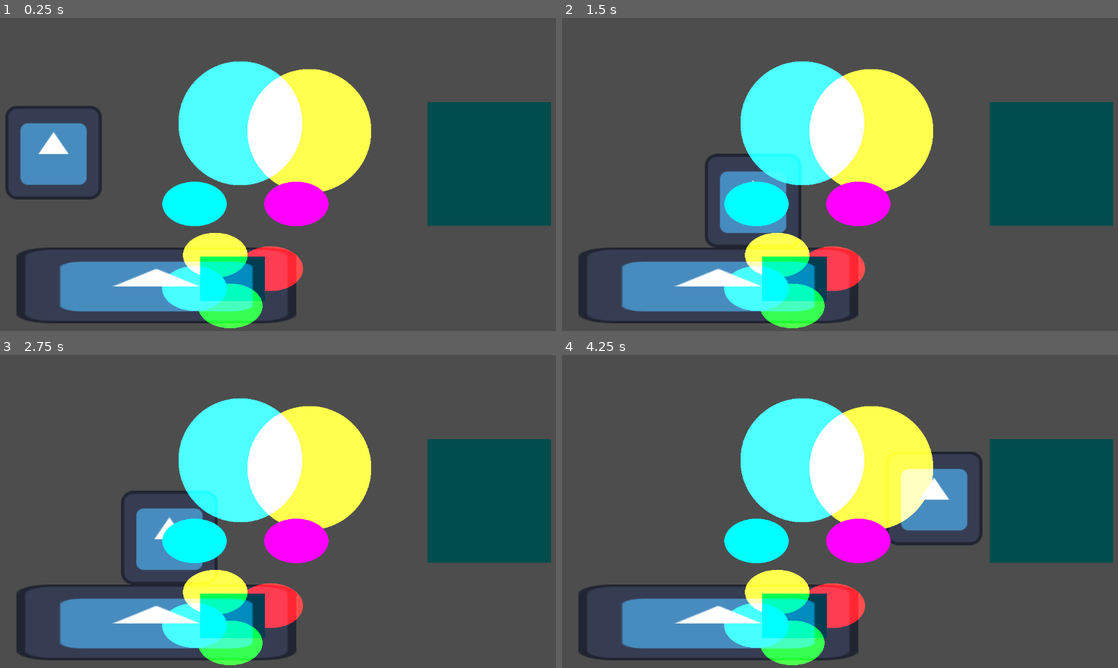
Above: before the commit, frames 1-4 (two rows, left to right).
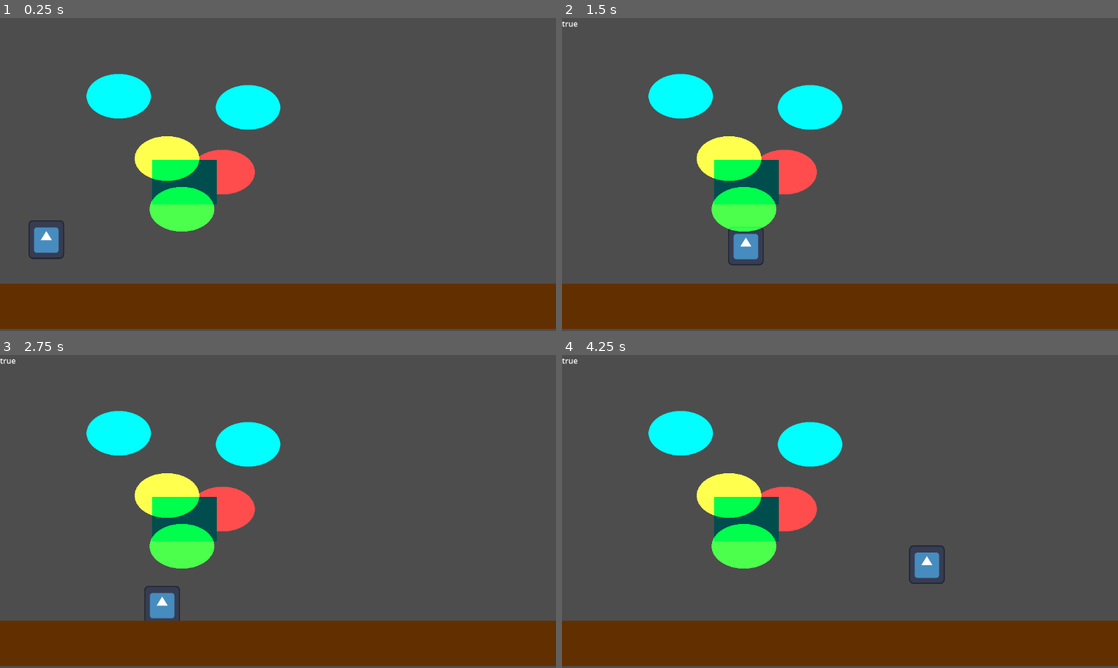
Above: after the commit, the same moments.

Repository: savardnm/mask-of-venus
Game: Godot game, scene res://LoadPuzzleScene.tscn
Same seed, same stepped clock (60 frames per second), same inputs: the game is played once before the commit and once after it. Before the commit the project starts from res://main.tscn. The engine's default icon, where the game draws it, is replaced by a stand-in: a white triangle on a blue panel in a dark square.
Inputs:
- Up to frame 1 (0.25 s): no input
- Up to frame 2 (1.5 s): tap Enter (ui_accept) at 0.5, 0.6, 0.77, 1.07, 1.35 s; hold Right (ui_right) from 0.53 s (still down)
- Up to frame 3 (2.75 s): tap Enter (ui_accept) at 1.52, 1.82, 2.1 s; release Right (ui_right) at 2.03 s; hold Left (ui_left) from 2.03 s (still down)
- Up to frame 4 (4.25 s): release Left (ui_left) at 2.78 s; hold Right (ui_right) from 2.78 s (still down); tap Enter (ui_accept) at 2.85, 3.02, 3.32, 3.6, 3.77, 4.07 s

The runs differ from the first frame. In frame 1, 49% of the frame differs, in the area x 0-100%, y 13-100%; in frame 2, 46%; in frame 3, 46%; in frame 4, 48%.

Commit message:
loading puzzles and checking completion

Diff:
--- /dev/null
+++ b/LoadPuzzleScene.tscn
@@ -0,0 +1,62 @@
+[gd_scene format=3 uid="uid://7ecbwd3qjc81"]
+
+[ext_resource type="Script" uid="uid://b6rohtlnvv3ac" path="res://character_body_2d.gd" id="1_jxaxk"]
+[ext_resource type="Texture2D" uid="uid://b7k124ggs6xm" path="res://icon.svg" id="2_ptfup"]
+[ext_resource type="Texture2D" uid="uid://dekens6qjnt02" path="res://Sprites/Basic Shapes/Square.png" id="3_v3ori"]
+[ext_resource type="Script" uid="uid://b4fdt7y380woq" path="res://_scripts/PuzzleLoader.gd" id="5_tkfom"]
+[ext_resource type="PackedScene" uid="uid://duaodkki0y8ok" path="res://puzzleScenes/testSpawn.tscn" id="6_pbe2v"]
+[ext_resource type="Script" uid="uid://byl12g3sv1ol5" path="res://_scripts/PuzzleManager.gd" id="7_ptfup"]
+
+[sub_resource type="CircleShape2D" id="CircleShape2D_0xm2m"]
+radius = 43.185646
+
+[sub_resource type="RectangleShape2D" id="RectangleShape2D_h2yge"]
+size = Vector2(873.8872, 62.25186)
+
+[node name="Root" type="Node2D" unique_id=848156233]
+
+[node name="CharacterBody2D" type="CharacterBody2D" parent="." unique_id=225960537]
+position = Vector2(94, 424)
+script = ExtResource("1_jxaxk")
+metadata/_edit_group_ = true
+
+[node name="CollisionShape2D" type="CollisionShape2D" parent="CharacterBody2D" unique_id=1087675381]
+shape = SubResource("CircleShape2D_0xm2m")
+
+[node name="Sprite2D" type="Sprite2D" parent="CharacterBody2D" unique_id=283399396]
+position = Vector2(1.9999962, 5.999979)
+scale = Vector2(0.578125, 0.6250001)
+texture = ExtResource("2_ptfup")
+
+[node name="StaticBody2D" type="StaticBody2D" parent="." unique_id=256594757]
+position = Vector2(295, 587)
+
+[node name="CollisionShape2D" type="CollisionShape2D" parent="StaticBody2D" unique_id=269165546]
+position = Vector2(286.865, 9.397522)
+scale = Vector2(1.33, 1.33)
+shape = SubResource("RectangleShape2D_h2yge")
+
+[node name="Sprite2D" type="Sprite2D" parent="StaticBody2D" unique_id=814869117]
+modulate = Color(0.38431373, 0.1882353, 0, 1)
+position = Vector2(282.49994, 9.999981)
+scale = Vector2(4.550781, 0.36718735)
+texture = ExtResource("3_v3ori")
+
+[node name="Node2D" type="Node2D" parent="." unique_id=1123501620]
+position = Vector2(778, 309)
+
+[node name="puzzleManager" type="Node" parent="." unique_id=1110968876 node_paths=PackedStringArray("loader", "debugText")]
+script = ExtResource("7_ptfup")
+loaderName = "PuzzleLoader"
+loader = NodePath("../PuzzleLoader")
+debugText = NodePath("../debugoutputtext")
+
+[node name="PuzzleLoader" type="Node" parent="." unique_id=442573067]
+script = ExtResource("5_tkfom")
+puzzleList = Array[PackedScene]([ExtResource("6_pbe2v")])
+
+[node name="debugoutputtext" type="RichTextLabel" parent="." unique_id=1211155938]
+offset_right = 40.0
+offset_bottom = 40.0
+fit_content = true
+autowrap_mode = 0
--- /dev/null
+++ b/_scripts/PuzzleLoader.gd
@@ -0,0 +1,22 @@
+extends Node
+
+@export var puzzleList: Array[PackedScene] = []
+
+# Called when the node enters the scene tree for the first time.
+func _ready() -> void:
+	pass # Replace with function body.
+
+
+# Called every frame. 'delta' is the elapsed time since the previous frame.
+func _process(delta: float) -> void:
+	pass
+
+func load_puzzle(puzzle_number:int):
+	var _puzzle = puzzleList[puzzle_number]
+	# Check if Sprite A is assigned before trying to spawn
+	if _puzzle:
+		var spawned_puzzle = _puzzle.instantiate()
+		add_child(spawned_puzzle)
+		spawned_puzzle.position = Vector2(0, 0) # Set a starting position
+		print("Spawned puzzle")
+		return spawned_puzzle
--- /dev/null
+++ b/_scripts/PuzzleManager.gd
@@ -0,0 +1,23 @@
+extends Node
+
+@export var loaderName : String;
+@export var loader : Node
+@export var debugText : RichTextLabel
+@export var activePuzzle : Node
+
+# Called when the node enters the scene tree for the first time.
+func _ready() -> void:
+	print("start")
+	# loader = get_tree().root.get_node(loaderName);
+	if loader:
+		print("has loader")
+		activePuzzle = loader.load_puzzle(0);
+	pass # Replace with function body.
+
+
+# Called every frame. 'delta' is the elapsed time since the previous frame.
+func _process(delta: float) -> void:
+	if Input.is_action_just_pressed("ui_accept") and activePuzzle:
+		if debugText:
+			debugText.text = str(activePuzzle.check_if_solved())
+	pass
--- /dev/null
+++ b/_scripts/prop.gd
@@ -0,0 +1,17 @@
+extends Node
+
+
+@onready var viewport : Viewport
+
+# Called when the node enters the scene tree for the first time.
+func _ready() -> void:
+	viewport = get_tree().root
+	pass # Replace with function body
+
+
+# Called every frame. 'delta' is the elapsed time since the previous frame.
+func _process(delta: float) -> void:
+	pass
+
+func get_current_color():
+	return viewport.get_texture().get_image().get_pixel(self.position.x,self.position.y)
--- a/_scripts/puzzle.gd
+++ b/_scripts/puzzle.gd
@@ -1,24 +1,15 @@
 extends Node
 
-
-@export var goalObject: PackedScene
-
-
-
+@export var goalObject : Node;
+@export var otherObject : Node;
 # Called when the node enters the scene tree for the first time.
 func _ready() -> void:
-	spawn_sprites()
 	pass # Replace with function body.
 
 # Called every frame. 'delta' is the elapsed time since the previous frame.
 func _process(delta: float) -> void:
 	pass
 
-
-func spawn_sprites() -> void:
-	# Check if Sprite A is assigned before trying to spawn
-	if goalObject:
-		var spawned_goalObject = goalObject.instantiate()
-		add_child(spawned_goalObject)
-		spawned_goalObject.position = Vector2(100, 200) # Set a starting position
-		print("Spawned Sprite A")
+func check_if_solved():
+	if goalObject and otherObject:
+		return goalObject.get_current_color() == otherObject.get_current_color()
--- a/character_body_2d.gd
+++ b/character_body_2d.gd
@@ -5,7 +5,6 @@
 const JUMP_VELOCITY = -400.0
 
 func _process(delta):
-	print(delta)
 	pass
 
 
--- a/main.tscn
+++ b/main.tscn
@@ -7,14 +7,14 @@
 [ext_resource type="Shader" uid="uid://dq7a7puer14nj" path="res://material/Shader_Add.gdshader" id="4_7mycd"]
 [ext_resource type="Texture2D" uid="uid://dekens6qjnt02" path="res://Sprites/Basic Shapes/Square.png" id="4_lquwl"]
 [ext_resource type="Script" uid="uid://clhoiqvjxcdof" path="res://_scripts/test.gd" id="5_272bh"]
-[ext_resource type="Script" uid="uid://hk27ngxj2a1f" path="res://_scripts/puzzle.gd" id="8_5vw27"]
-[ext_resource type="PackedScene" uid="uid://duaodkki0y8ok" path="res://testSpawn.tscn" id="9_kek77"]
+[ext_resource type="Script" uid="uid://b4fdt7y380woq" path="res://_scripts/PuzzleLoader.gd" id="8_5vw27"]
+[ext_resource type="PackedScene" uid="uid://duaodkki0y8ok" path="res://puzzleScenes/testSpawn.tscn" id="9_4c57u"]
 
 [sub_resource type="CircleShape2D" id="CircleShape2D_0xm2m"]
 radius = 91.78235
 
 [sub_resource type="RectangleShape2D" id="RectangleShape2D_h2yge"]
-size = Vector2(438, 123)
+size = Vector2(873.8872, 62.25186)
 
 [sub_resource type="ShaderMaterial" id="ShaderMaterial_5vw27"]
 shader = ExtResource("4_7mycd")
@@ -37,18 +37,18 @@
 texture = ExtResource("2_0xm2m")
 
 [node name="StaticBody2D" type="StaticBody2D" parent="." unique_id=256594757]
-position = Vector2(324, 583)
-metadata/_edit_group_ = true
+position = Vector2(295, 587)
 
 [node name="CollisionShape2D" type="CollisionShape2D" parent="StaticBody2D" unique_id=269165546]
-position = Vector2(-3, -31)
+position = Vector2(286.865, 9.397522)
 scale = Vector2(1.33, 1.33)
 shape = SubResource("RectangleShape2D_h2yge")
 
 [node name="Sprite2D" type="Sprite2D" parent="StaticBody2D" unique_id=814869117]
-position = Vector2(-3.8146973e-05, -29.500015)
-scale = Vector2(4.53125, 1.2265627)
-texture = ExtResource("2_0xm2m")
+modulate = Color(0.38431373, 0.1882353, 0, 1)
+position = Vector2(282.49994, 9.999981)
+scale = Vector2(4.550781, 0.36718735)
+texture = ExtResource("4_lquwl")
 
 [node name="Circle3" type="Sprite2D" parent="." unique_id=1431873370]
 material = SubResource("ShaderMaterial_5vw27")
@@ -72,6 +72,6 @@
 [node name="Node2D" type="Node2D" parent="." unique_id=1123501620]
 position = Vector2(778, 309)
 
-[node name="puzzle" type="Node2D" parent="." unique_id=1154874647]
+[node name="Puzzle_loader" type="Node" parent="." unique_id=442573067]
 script = ExtResource("8_5vw27")
-goalObject = ExtResource("9_kek77")
+puzzleList = Array[PackedScene]([ExtResource("9_4c57u")])
--- a/project.godot
+++ b/project.godot
@@ -11,7 +11,7 @@
 [application]
 
 config/name="Mask of Venus"
-run/main_scene="uid://drioqy28s1o6k"
+run/main_scene="uid://7ecbwd3qjc81"
 config/features=PackedStringArray("4.6", "Forward Plus")
 config/icon="res://icon.svg"
 
--- /dev/null
+++ b/puzzleScenes/secondTestSpawn.tscn
@@ -0,0 +1,76 @@
+[gd_scene format=3 uid="uid://bvmlnklkxkl7h"]
+
+[ext_resource type="Script" uid="uid://hk27ngxj2a1f" path="res://_scripts/Puzzle.gd" id="1_0hp0u"]
+[ext_resource type="Shader" uid="uid://dq7a7puer14nj" path="res://material/Shader_Add.gdshader" id="1_gy67k"]
+[ext_resource type="Texture2D" uid="uid://csvjh0r3n4yni" path="res://Sprites/Basic Shapes/Circle.png" id="2_0hp0u"]
+[ext_resource type="Script" uid="uid://clhoiqvjxcdof" path="res://_scripts/test.gd" id="3_y6i8g"]
+[ext_resource type="Shader" uid="uid://bibkhctwhfcee" path="res://material/Shader_Subtract.gdshader" id="4_stuat"]
+[ext_resource type="Texture2D" uid="uid://dekens6qjnt02" path="res://Sprites/Basic Shapes/Square.png" id="5_ks46n"]
+[ext_resource type="Script" uid="uid://do16jfth1mfhm" path="res://_scripts/prop.gd" id="5_y6i8g"]
+
+[sub_resource type="ShaderMaterial" id="ShaderMaterial_5vw27"]
+shader = ExtResource("1_gy67k")
+
+[sub_resource type="ShaderMaterial" id="ShaderMaterial_272bh"]
+shader = ExtResource("4_stuat")
+
+[node name="Root" type="Node2D" unique_id=848156233 node_paths=PackedStringArray("goalObject", "otherObject")]
+script = ExtResource("1_0hp0u")
+goalObject = NodePath("juliet")
+otherObject = NodePath("Romeo")
+
+[node name="Circle3" type="Sprite2D" parent="." unique_id=1431873370]
+material = SubResource("ShaderMaterial_5vw27")
+instance_shader_parameters/objectColor = Vector4(1, 1, 0, 1)
+position = Vector2(286, 243)
+scale = Vector2(0.52, 0.36)
+texture = ExtResource("2_0hp0u")
+script = ExtResource("3_y6i8g")
+
+[node name="Circle4" type="Sprite2D" parent="." unique_id=1212116730]
+material = SubResource("ShaderMaterial_5vw27")
+instance_shader_parameters/objectColor = Vector4(1, 0, 0, 1)
+position = Vector2(412, 120)
+scale = Vector2(0.52, 0.36)
+texture = ExtResource("2_0hp0u")
+script = ExtResource("3_y6i8g")
+
+[node name="Circle5" type="Sprite2D" parent="." unique_id=138143413]
+material = SubResource("ShaderMaterial_5vw27")
+instance_shader_parameters/objectColor = Vector4(0, 1, 0, 1)
+position = Vector2(459, 453.00003)
+scale = Vector2(0.52, 0.36)
+texture = ExtResource("2_0hp0u")
+script = ExtResource("3_y6i8g")
+
+[node name="Circle2" type="Sprite2D" parent="." unique_id=1489596734]
+material = SubResource("ShaderMaterial_5vw27")
+instance_shader_parameters/objectColor = Vector4(0, 1, 1, 1)
+position = Vector2(131, 116)
+scale = Vector2(0.52, 0.36)
+texture = ExtResource("2_0hp0u")
+
+[node name="Romeo" type="Sprite2D" parent="." unique_id=2001052172]
+modulate = Color(0, 1, 1, 1)
+position = Vector2(438, 218.99998)
+scale = Vector2(0.52, 0.36)
+texture = ExtResource("2_0hp0u")
+script = ExtResource("5_y6i8g")
+
+[node name="juliet" type="Sprite2D" parent="." unique_id=1052321452]
+modulate = Color(1, 0, 1, 1)
+position = Vector2(267, 123)
+scale = Vector2(0.52, 0.36)
+texture = ExtResource("2_0hp0u")
+script = ExtResource("5_y6i8g")
+
+[node name="Square" type="Sprite2D" parent="." unique_id=1838755886]
+material = SubResource("ShaderMaterial_272bh")
+instance_shader_parameters/objectColor = Vector4(1, 0, 0, 1)
+position = Vector2(342.99997, 174)
+scale = Vector2(0.52, 0.36)
+texture = ExtResource("5_ks46n")
+
+[node name="Node2D" type="Node2D" parent="." unique_id=1123501620]
+position = Vector2(468, 263)
+scale = Vector2(0.52, 0.36)
--- a/testSpawn.tscn
+++ b/puzzleScenes/testSpawn.tscn
@@ -1,68 +1,68 @@
 [gd_scene format=3 uid="uid://duaodkki0y8ok"]
 
-[ext_resource type="Shader" uid="uid://dq7a7puer14nj" path="res://material/Shader_Add.gdshader" id="3_upghs"]
-[ext_resource type="Texture2D" uid="uid://csvjh0r3n4yni" path="res://Sprites/Basic Shapes/Circle.png" id="4_0c4iu"]
-[ext_resource type="Script" uid="uid://clhoiqvjxcdof" path="res://_scripts/test.gd" id="5_7fqhn"]
-[ext_resource type="Shader" uid="uid://bibkhctwhfcee" path="res://material/Shader_Subtract.gdshader" id="6_nbqjn"]
-[ext_resource type="Texture2D" uid="uid://dekens6qjnt02" path="res://Sprites/Basic Shapes/Square.png" id="7_hihcy"]
+[ext_resource type="Shader" uid="uid://dq7a7puer14nj" path="res://material/Shader_Add.gdshader" id="1_7wa6u"]
+[ext_resource type="Script" uid="uid://hk27ngxj2a1f" path="res://_scripts/Puzzle.gd" id="1_i5lm3"]
+[ext_resource type="Texture2D" uid="uid://csvjh0r3n4yni" path="res://Sprites/Basic Shapes/Circle.png" id="2_i5lm3"]
+[ext_resource type="Script" uid="uid://clhoiqvjxcdof" path="res://_scripts/test.gd" id="3_ruhxn"]
+[ext_resource type="Shader" uid="uid://bibkhctwhfcee" path="res://material/Shader_Subtract.gdshader" id="4_yl5nb"]
+[ext_resource type="Texture2D" uid="uid://dekens6qjnt02" path="res://Sprites/Basic Shapes/Square.png" id="5_esof6"]
+[ext_resource type="Script" uid="uid://do16jfth1mfhm" path="res://_scripts/prop.gd" id="5_ruhxn"]
 
 [sub_resource type="ShaderMaterial" id="ShaderMaterial_5vw27"]
-shader = ExtResource("3_upghs")
+shader = ExtResource("1_7wa6u")
 
 [sub_resource type="ShaderMaterial" id="ShaderMaterial_272bh"]
-shader = ExtResource("6_nbqjn")
+shader = ExtResource("4_yl5nb")
 
-[node name="Root" type="Node2D" unique_id=848156233]
+[node name="Root" type="Node2D" unique_id=848156233 node_paths=PackedStringArray("goalObject", "otherObject")]
+script = ExtResource("1_i5lm3")
+goalObject = NodePath("Romeo")
+otherObject = NodePath("juliet")
 
 [node name="Circle3" type="Sprite2D" parent="." unique_id=1431873370]
 material = SubResource("ShaderMaterial_5vw27")
 instance_shader_parameters/objectColor = Vector4(1, 1, 0, 1)
 position = Vector2(346, 291)
 scale = Vector2(0.52, 0.36)
-texture = ExtResource("4_0c4iu")
-script = ExtResource("5_7fqhn")
+texture = ExtResource("2_i5lm3")
+script = ExtResource("3_ruhxn")
 
 [node name="Circle4" type="Sprite2D" parent="." unique_id=1212116730]
 material = SubResource("ShaderMaterial_5vw27")
 instance_shader_parameters/objectColor = Vector4(1, 0, 0, 1)
 position = Vector2(461.00006, 319)
 scale = Vector2(0.52, 0.36)
-texture = ExtResource("4_0c4iu")
-script = ExtResource("5_7fqhn")
+texture = ExtResource("2_i5lm3")
+script = ExtResource("3_ruhxn")
 
 [node name="Circle5" type="Sprite2D" parent="." unique_id=138143413]
 material = SubResource("ShaderMaterial_5vw27")
 instance_shader_parameters/objectColor = Vector4(0, 1, 0, 1)
 position = Vector2(377, 396)
 scale = Vector2(0.52, 0.36)
-texture = ExtResource("4_0c4iu")
-script = ExtResource("5_7fqhn")
-
-[node name="Circle2" type="Sprite2D" parent="." unique_id=1489596734]
-material = SubResource("ShaderMaterial_5vw27")
-instance_shader_parameters/objectColor = Vector4(0, 1, 1, 1)
-position = Vector2(303, 360)
-scale = Vector2(0.52, 0.36)
-texture = ExtResource("4_0c4iu")
+texture = ExtResource("2_i5lm3")
+script = ExtResource("3_ruhxn")
 
 [node name="Romeo" type="Sprite2D" parent="." unique_id=2001052172]
 modulate = Color(0, 1, 1, 1)
-position = Vector2(303, 185)
+position = Vector2(246, 162)
 scale = Vector2(0.52, 0.36)
-texture = ExtResource("4_0c4iu")
+texture = ExtResource("2_i5lm3")
+script = ExtResource("5_ruhxn")
 
 [node name="juliet" type="Sprite2D" parent="." unique_id=1052321452]
-modulate = Color(1, 0, 1, 1)
+modulate = Color(0, 1, 1, 1)
 position = Vector2(514, 185)
 scale = Vector2(0.52, 0.36)
-texture = ExtResource("4_0c4iu")
+texture = ExtResource("2_i5lm3")
+script = ExtResource("5_ruhxn")
 
 [node name="Square" type="Sprite2D" parent="." unique_id=1838755886]
 material = SubResource("ShaderMaterial_272bh")
 instance_shader_parameters/objectColor = Vector4(1, 0, 0, 1)
 position = Vector2(382, 340)
 scale = Vector2(0.52, 0.36)
-texture = ExtResource("7_hihcy")
+texture = ExtResource("5_esof6")
 
 [node name="Node2D" type="Node2D" parent="." unique_id=1123501620]
 position = Vector2(468, 263)
Not shown, added: _scripts/PuzzleLoader.gd.uid
Not shown, added: _scripts/PuzzleManager.gd.uid
Not shown, added: _scripts/prop.gd.uid
